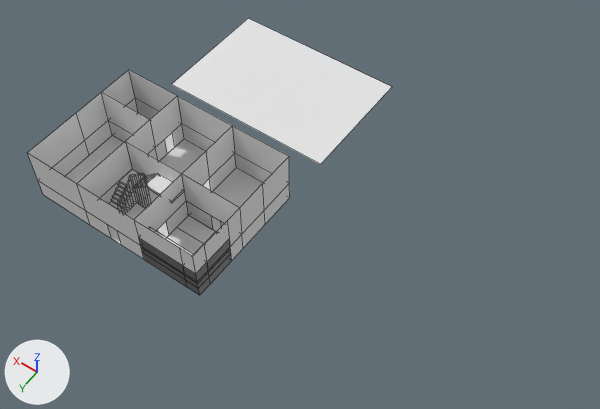
A saved change to the Blender file Haunting_House/hauntedmansion.blend.
The view is the same before and after, from a 50 mm camera at (-44.6, 37.5, 70.8) aimed at (-13.2, -6.5, 1.5). Lighting does not change. The marker at lower left points along +X, +Y and +Z. Mesh edges are drawn as thin lines.
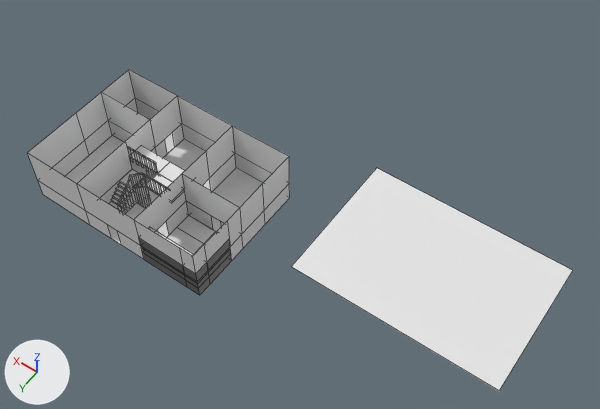
Commit message: Add files via upload
added god-awful bannister

Where the change shows, as pixel boxes (x1, y1, x2, y2) in the pictures (600 x 409 px):
```json
{"object": "Plane.001", "change": "moved", "before": [171, 18, 392, 164], "after": [291, 168, 573, 391]}
{"part": 1, "of": "me_plane", "change": "added", "after": [143, 174, 170, 191]}
{"part": 2, "of": "me_plane", "change": "built on", "before": [77, 120, 239, 230], "after": [77, 120, 239, 230]}
```

Scene script edits in JSON lines:
```json
{"block": "me_plane", "where": "# used by ob_plane; location = (0.0, 0.0, 0.0); scale = (11.0, 7.61, 1.0)"}
{"op": "remove", "block": "me_plane", "code": "me_plane.from_pydata(...)  # 251 vertices, 211 faces, 4 loose edges; spans x -1.0..1.0, y -1.0..1.0, z 0.0..6.86"}
{"op": "add", "block": "me_plane", "code": "me_plane.from_pydata(...)  # 318 vertices, 238 faces, 5 loose edges; spans x -1.0..1.0, y -1.0..1.0, z 0.0..6.86"}
{"block": "me_plane", "change": "me_plane part 1: a new loose piece of 14 vertices spanning x -0.34..-0.02, y 0.33, z 4.2..6.5"}
{"block": "me_plane", "change": "me_plane part 2"}
{"block": "me_plane", "change": "2 vertices are removed from x -0.33..-0.01, y 0.07, z 4.5"}
{"block": "me_plane", "change": "15 faces are deleted"}
{"block": "me_plane", "change": "55 vertices are added at x -0.33..0.36, y -0.18..0.33, z 3.81..6.5"}
{"block": "me_plane", "change": "1 loose edge is added"}
{"block": "me_plane", "change": "32 new faces join them"}
{"block": "me_plane_001", "where": "me_plane_001.from_pydata(...)  # 4 vertices, 1 face; spans x -1.0..1.0, y -1.0..1.0, z 0.0"}
{"block": "me_plane_001", "where": "# used by ob_plane_001; location = (0.0, -21.11, 0.0); scale = (11.0, 7.61, 1.0)"}
{"block": "me_plane_001", "change": "me_plane_001 part 3: the whole mesh is moved by (-2.65, 0.0, -0.02)"}
{"op": "set", "path": "ob_plane_001.location", "old": "(0.0, -21.11, 0.0)", "new": "(0.0, -5.66, 4.52)"}
```
